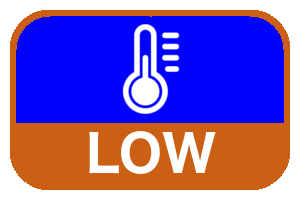
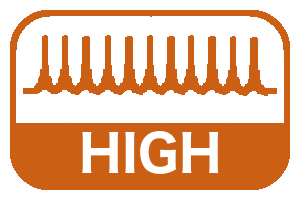
Before/after of a 300x200 layered artwork. What changed in the layer stack:
hid "TEMP" over box(122, 24, 180, 114)
showed "HIGH #1" over box(23, 35, 277, 96)
hid "LOW" over box(89, 131, 216, 174)
showed "HIGH" over box(82, 131, 219, 174)
hid "Block-LOW" over box(16, 16, 284, 174)
hid "Block-HIGH" over box(16, 16, 284, 174)
showed "Block" over box(16, 16, 284, 174)
